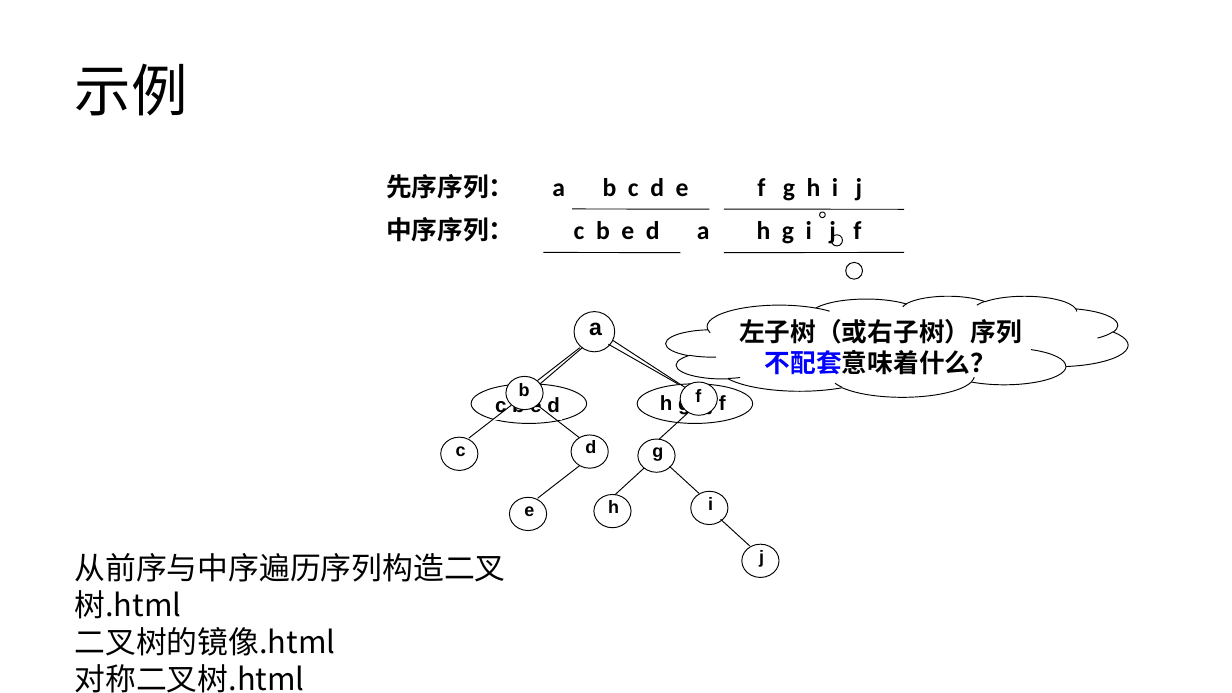
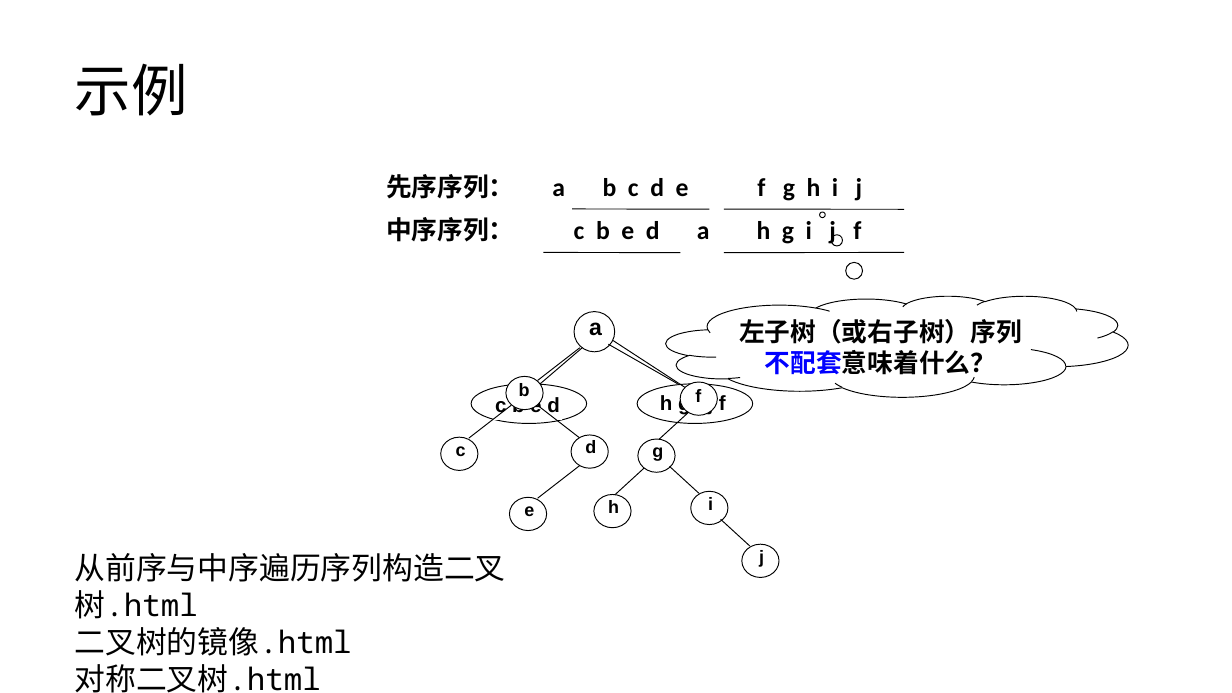
Before and after one commit to lezhang-thu/data-structure, a slide deck: slide 21 of tree/2022秋季-数据结构-第4章-树a.pptx. Drawn at 1232x693 pixels with LibreOffice and Linux fonts; fonts in the diff are those of the drawing. Boxes give left, top, right and bottom in pixels: in the first picture for what was removed or moved away, otherwise in the second. Text is boxed around its words. In the diff, an @@ line names an element or a change of style, - is before the commit and + after.

```diff
--- a/tree/2022秋季-数据结构-第4章-树a.pptx
+++ b/tree/2022秋季-数据结构-第4章-树a.pptx
@@ text "从前序与中序遍历序列构造二叉树.html" at [75, 553, 506, 693]: font Noto Sans CJK SC to Noto Sans Mono @@
```
Also in this commit, not shown: 13 other slides changed, 2 other files.
